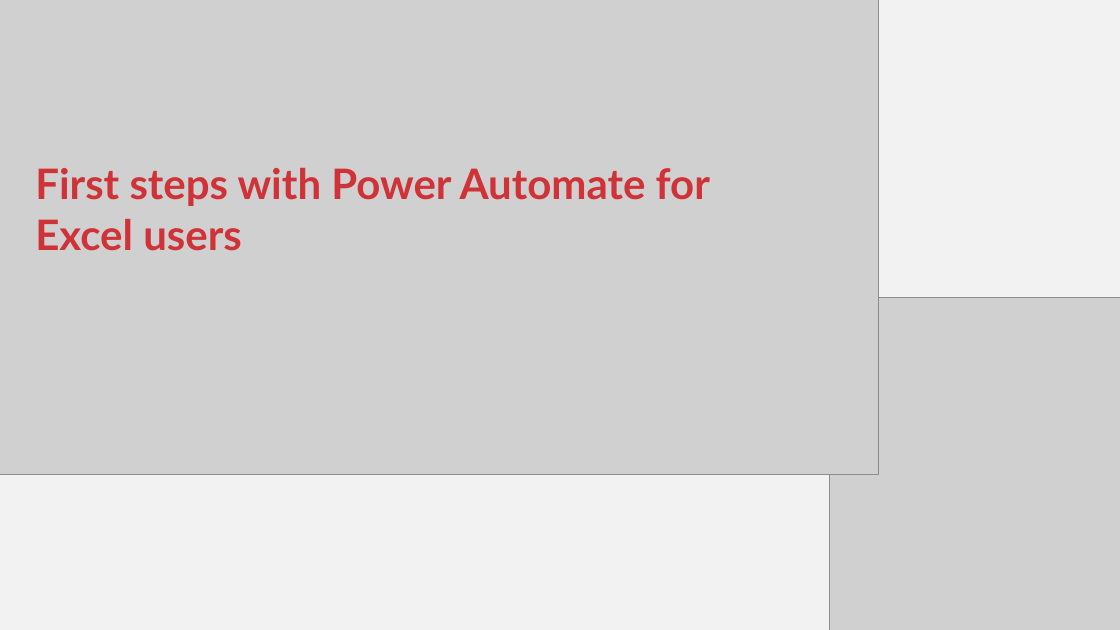
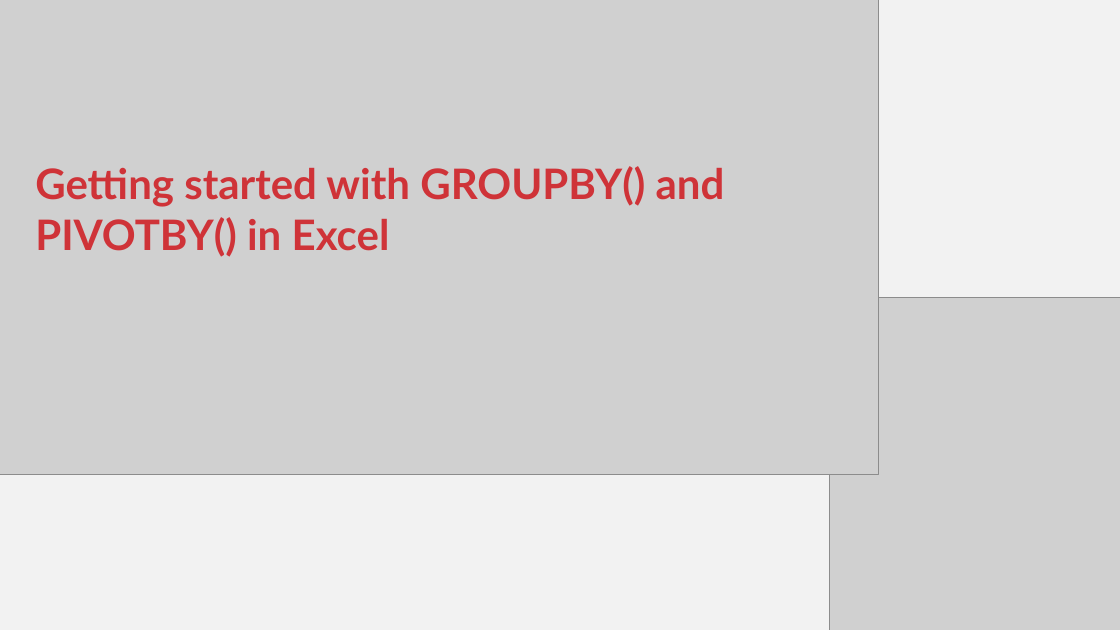
Before and after one commit to stringfestdata/getting-started-with-groupby-and-pivotby, a slide deck: slide 1 of getting-started-groupby-pivotby.pptx. Drawn at 1120x630 pixels with LibreOffice and Linux fonts; fonts in the diff are those of the drawing; grey boxes stand for pictures. Boxes give left, top, right and bottom in pixels: in the first picture for what was removed or moved away, otherwise in the second. Text is boxed around its words. In the diff, an @@ line names an element or a change of style, - is before the commit and + after.

```diff
--- a/getting-started-groupby-pivotby.pptx
+++ b/getting-started-groupby-pivotby.pptx
@@ text at [35,166,725,257]: text changed @@
-First steps with Power Automate for Excel users
+Getting started with GROUPBY() and PIVOTBY() in Excel
```
Also in this commit, not shown: 1 slide added, 4 slides removed.
